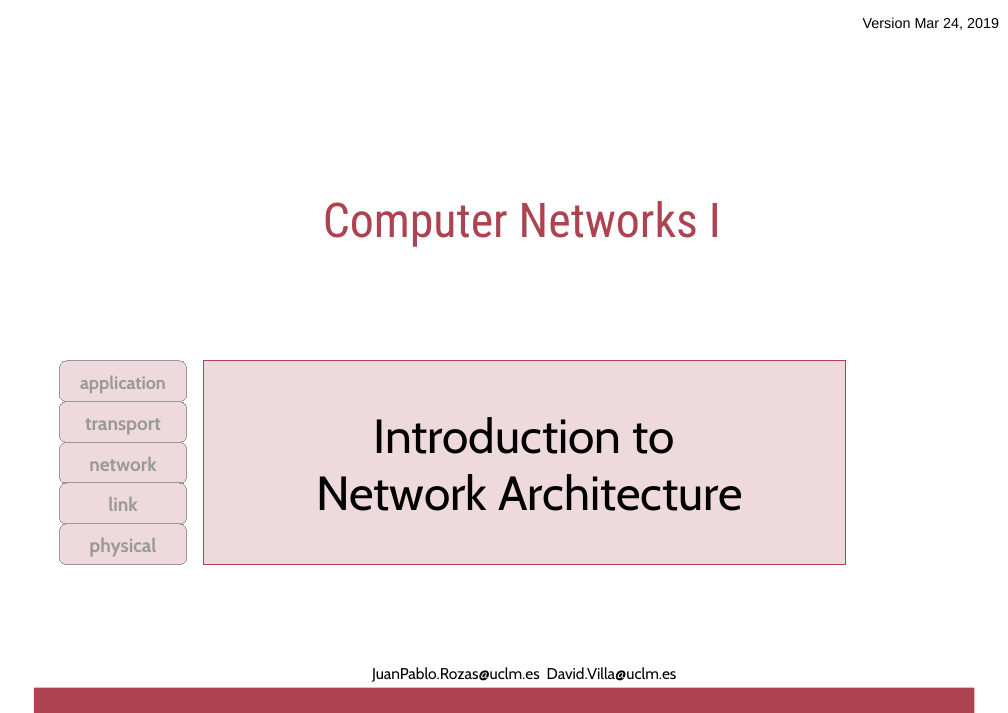
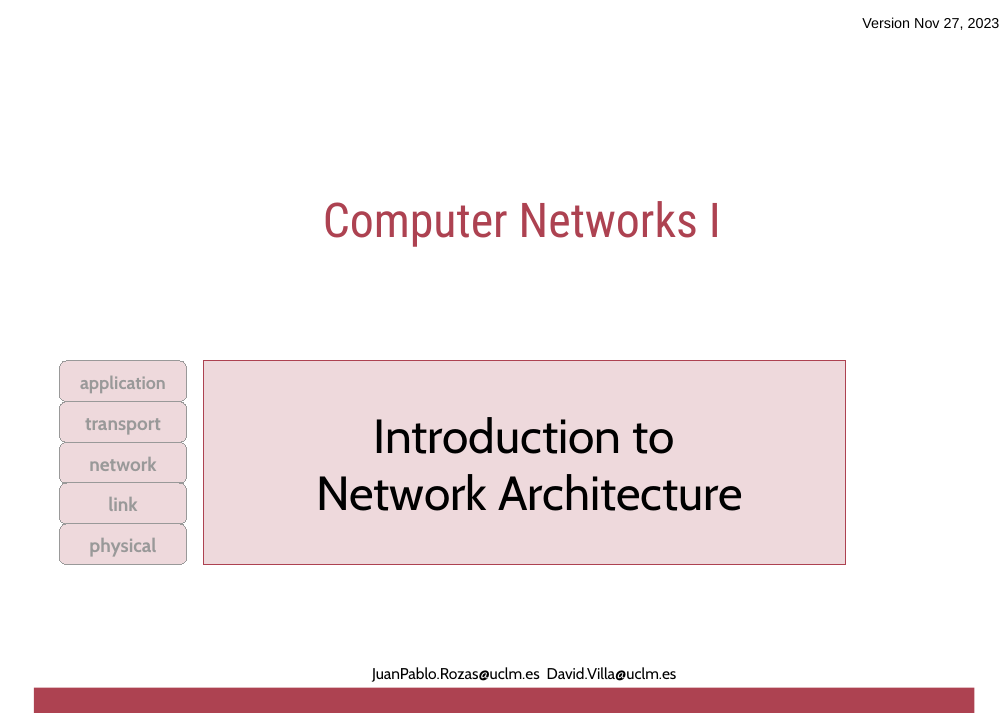
Before and after one commit to cletomartin/redes1, a slide deck: slide 1 of slides/architecture.odp. Drawn at 1008x713 pixels with LibreOffice and Linux fonts; fonts in the diff are those of the drawing; background and template pictures are left out. Boxes give left, top, right and bottom in pixels: in the first picture for what was removed or moved away, otherwise in the second. Text is boxed around its words. In the diff, an @@ line names an element or a change of style, - is before the commit and + after.

```diff
--- a/slides/architecture.odp
+++ b/slides/architecture.odp
@@ text at bbox=[862, 17, 1000, 30]: text changed @@
-Version Mar 24, 2019
+Version Nov 27, 2023
```
Also in this commit, not shown: 5 other slides changed, 6 slides added, 1 other file.
